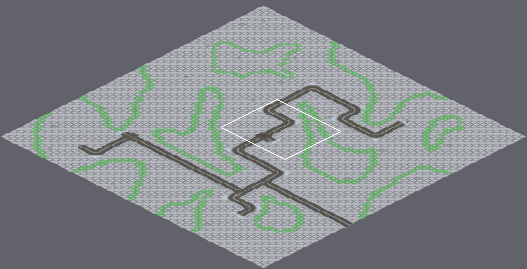
Tiled map -- Tankerfield/Game/Maps/SnowMap.tmx. The first picture is a wide view before the edit; the outline marks the close-up.
Close-up. The starting point:
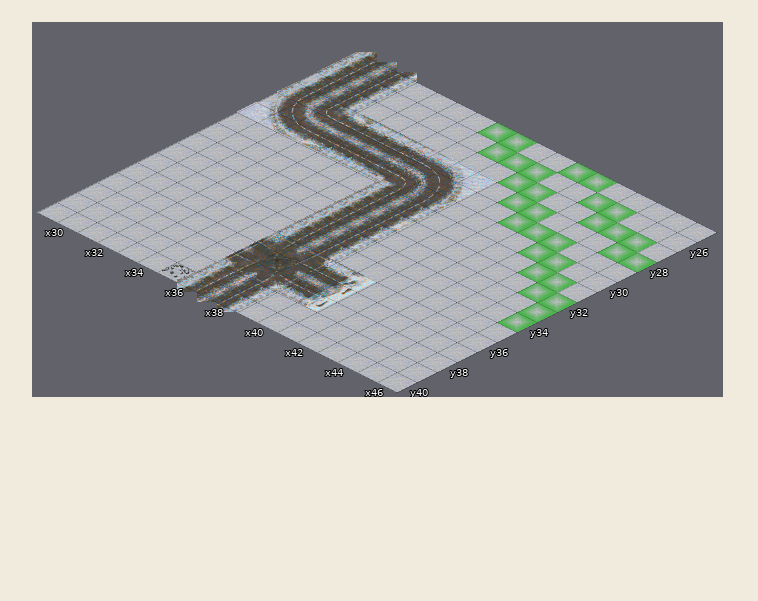
Cells are 60x30 px. Isometric: x runs down to the right, y down to the left. Shown: x 29..46, y 25..40. The commit also changed other parts of the map, which this record leaves out.
And afterwards:
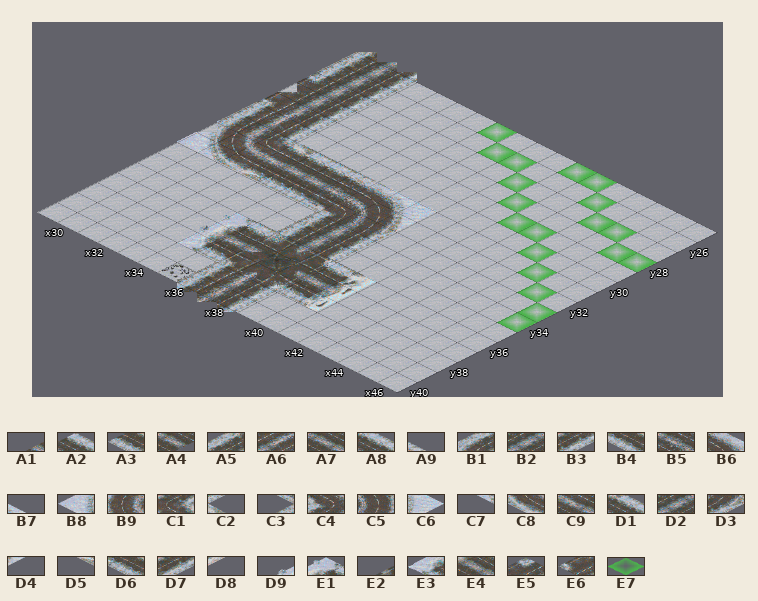
Key: from "RoadTiles": A1 9, A2 10, A3 22, A4 23, A5 28, A6 29, A7 31, A8 32, A9 33, B1 40, B2 41, B3 42, B4 44, B5 45, B6 46, B7 47, B8 52, B9 53, C1 54, C2 55, C3 57, C4 58, C5 59, C6 60, C7 65, C8 66, C9 67, D1 68, D2 71, D3 72, D4 73, D5 79, D6 80, D7 84, D8 97, D9 110, E1 111, E2 120, E3 123, E4 124, E5 150, E6 162; from "meta": E7 0.
__ is an empty cell.
Edits made:
Layer "Road":
y 27: x 29 __ -> E5; x 31..32 __ C2 -> B3 __; x 35 A9 -> __; x 37 B7 -> __
y 28: x 29..31 B1 __ C1 -> __ B2 B3; x 33..34 D1 A8 -> __ __; x 36 B6 -> __; x 38 C6 -> __
y 29: x 29..33 __ B9 __ C9 A7 -> E6 __ B3 __ __; x 35 B5 -> __; x 37 C5 -> __; x 39 D4 -> __
y 30: x 29..38 B8 __ C8 __ D6 B4 __ C4 __ D3 -> A5 A6 __ C2 __ __ A9 __ B7 __
y 31: x 29..38 __ C7 __ D5 __ __ C3 __ D2 D7 -> B1 __ C1 __ D1 A8 __ B6 __ C6
y 32: x 30 __ -> B9; x 32..33 __ __ -> C9 A7; x 35..39 __ A5 B2 B3 D8 -> B5 __ C5 __ D4
y 33: x 29 __ -> B8; x 31 __ -> C8; x 33..34 __ __ -> D6 B4; x 36..38 A5 B2 B3 -> C4 __ D3
y 34: x 30 __ -> C7; x 32 __ -> D5; x 35..38 __ A5 B2 B3 -> C3 __ D2 D7
y 36: x 34..35 __ __ -> E1 A2
y 37: x 33..36 __ __ E2 __ -> D9 A1 E4 A4
y 38: x 34..35 __ __ -> E3 A3
Layer "Colliders":
y 25: x 37 E7 -> __
y 26: x 39 E7 -> __; x 43 E7 -> __
y 27: x 40 E7 -> __; x 45 E7 -> __
y 28: x 41 E7 -> __
y 29: x 43 E7 -> __
y 30: x 44 E7 -> __
y 31: x 45 E7 -> __
y 32: x 46 E7 -> __
